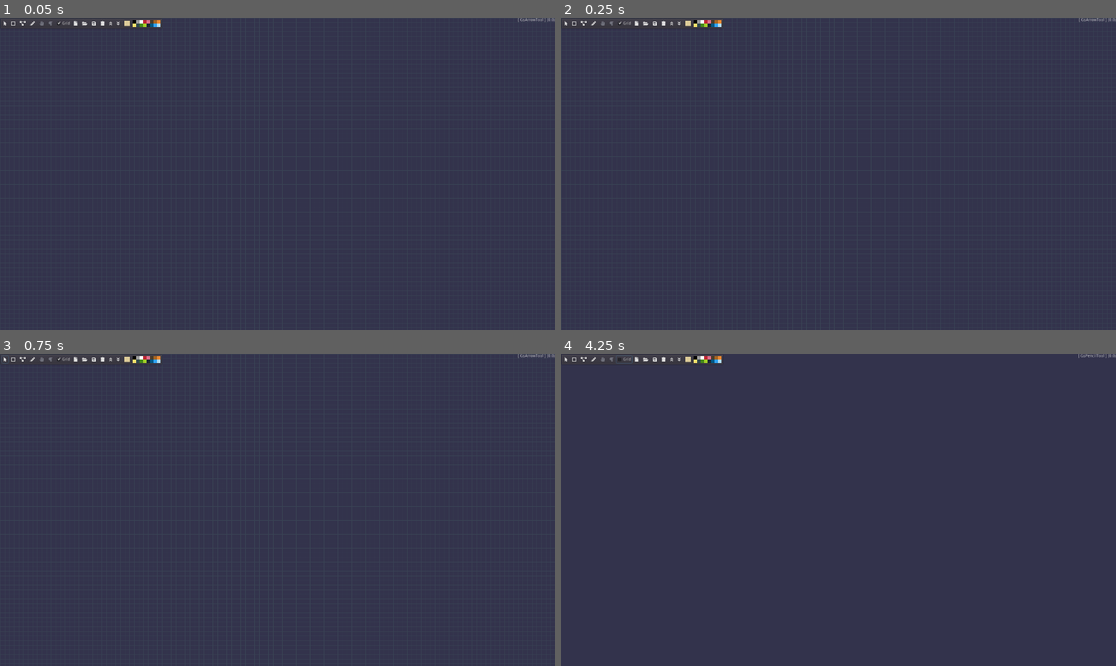
Above: before the commit, frames 1-4 (two rows, left to right).
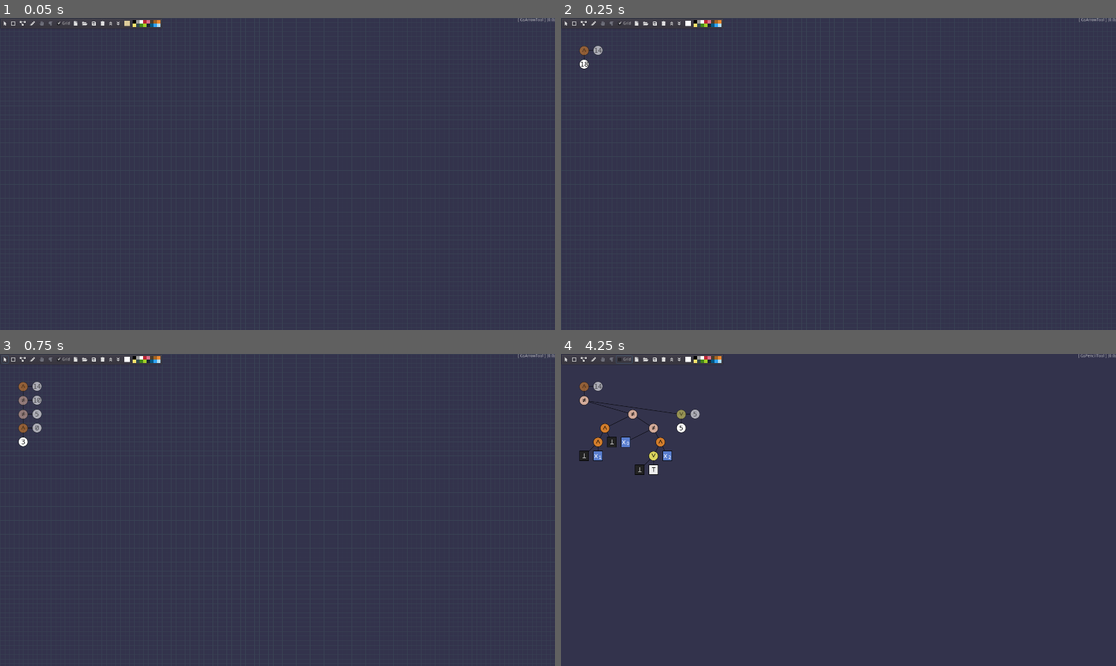
Above: after the commit, the same moments.

Repository: tangentstorm/fnarbmlyx
Game: Godot game, scene res://gslib/GsApp.tscn
Same seed, same stepped clock (60 frames per second), same inputs: the game is played once before the commit and once after it.
Inputs:
- Up to frame 1 (0.05 s): no input
- Up to frame 2 (0.25 s): no input
- Up to frame 3 (0.75 s): click "" at 0.5 s
- Up to frame 4 (4.25 s): click "" at 1.25 s; click "" at 2 s; click "" at 2.75 s; click "Grid" at 3.5 s

Frame 1 is identical in both runs. In frame 2, 0.1% of the frame differs, in the area x 3-24%, y 0-17%; in frame 3, 0.4%; in frame 4, 1.0%, in the area x 3-26%, y 0-39%.

Commit message:
spawn the ast builder on startup. (temp/scaffolding)

Diff:
--- a/gslib/GsApp.tscn
+++ b/gslib/GsApp.tscn
@@ -15,6 +15,7 @@
 [ext_resource path="res://gslib/tools/GsSelectionDragHelper.gd" type="Script" id=13]
 [ext_resource path="res://gslib/tools/GsEdgeTool.gd" type="Script" id=14]
 [ext_resource path="res://gslib/GsIndexedImage.gd" type="Script" id=15]
+[ext_resource path="res://gslib/scripts/gs-rnd-ast.gd" type="Script" id=16]
 
 [sub_resource type="ButtonGroup" id=1]
 
@@ -397,6 +398,14 @@
 __meta__ = {
 "_edit_use_anchors_": false
 }
+
+[node name="script" type="Node2D" parent="."]
+position = Vector2( 64, 96 )
+script = ExtResource( 16 )
+
+[node name="Timer" type="Timer" parent="script"]
+wait_time = 0.056
+autostart = true
 
 [connection signal="toggled" from="toolbar/hbox/grid" to="grid" method="_on_grid_toggled"]
 [connection signal="pressed" from="toolbar/hbox/clear" to="." method="_on_clear_pressed"]
--- a/project.godot
+++ b/project.godot
@@ -74,7 +74,7 @@
 "language": "GDScript",
 "path": "res://gslib/GsMouse.gd"
 }, {
-"base": "Node",
+"base": "Reference",
 "class": "GsMouseTool",
 "language": "GDScript",
 "path": "res://gslib/tools/GsMouseTool.gd"
Not shown: 1 places in gslib/GsApp.tscn that only renumber resources
